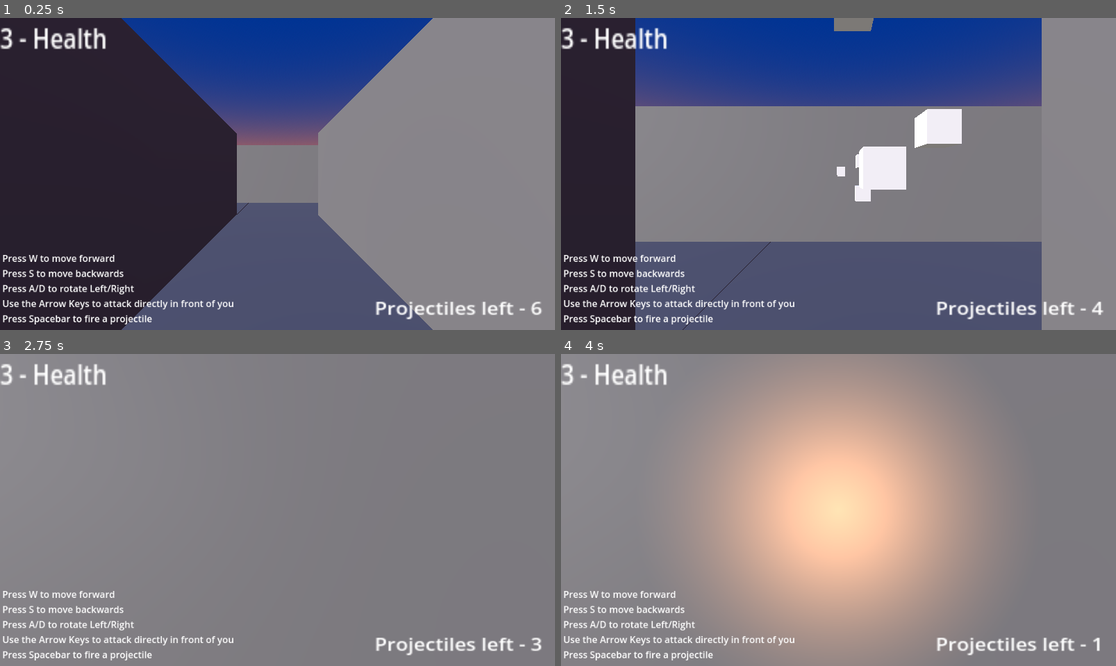
Above: before the commit, frames 1-4 (two rows, left to right).
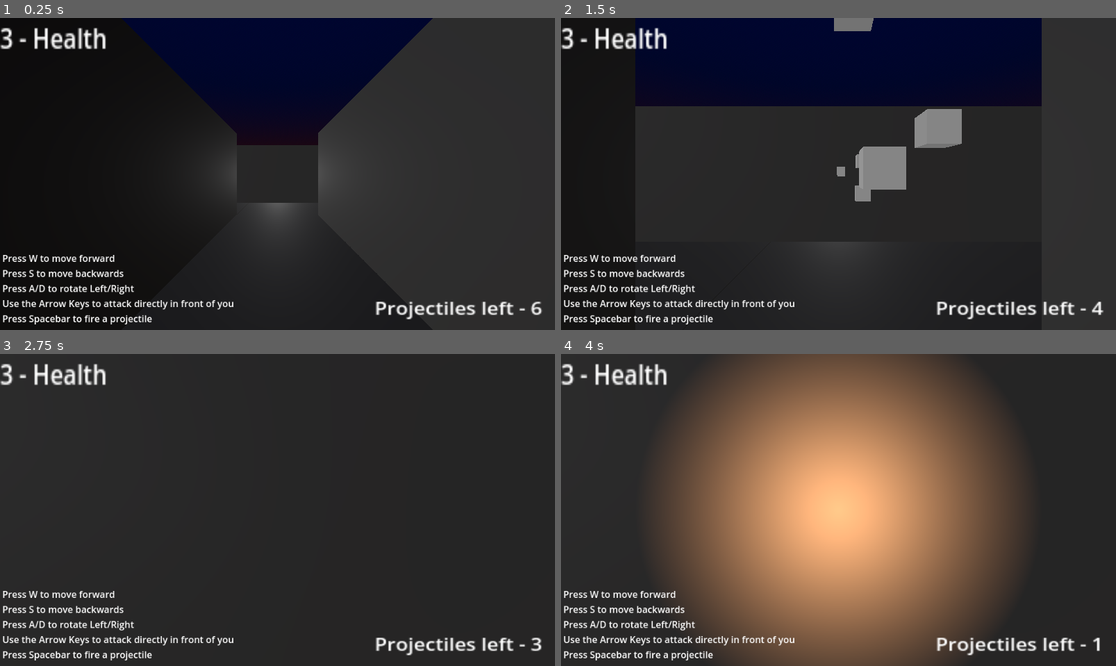
Above: after the commit, the same moments.

Repository: kyle-stevens/fp-dungeon-crawler
Game: Godot game, scene res://demo_map.tscn
Same seed, same stepped clock (60 frames per second), same inputs: the game is played once before the commit and once after it. The engine's default icon, where the game draws it, is replaced by a stand-in: a white triangle on a blue panel in a dark square.
Inputs:
- Up to frame 1 (0.25 s): no input
- Up to frame 2 (1.5 s): tap W (walk) at 0.5, 1.25 s; hold E (strafe_right, bound only after the commit) 0.53-1.28 s; tap Space (fire) at 0.6, 1.35 s; hold Down (attack_down) from 1.28 s (still down)
- Up to frame 3 (2.75 s): tap W (walk) at 2 s; release Down (attack_down) at 2.03 s; hold E (strafe_right, bound only after the commit) from 2.03 s (still down); tap Enter (interact) at 2.1 s; tap Space (fire) at 2.3 s
- Up to frame 4 (4 s): tap W (walk) at 2.75, 3.5, 3.6 s; release E (strafe_right, bound only after the commit) at 2.78 s; hold Up (attack_up) 2.78-3.53 s; tap F (toggle_light) at 2.85 s; tap Space (fire) at 3.05, 3.8 s; hold Q (strafe_left, bound only after the commit) from 3.53 s (still down)

The runs differ from the first frame. In frame 1, 92% of the frame differs, in the area x 0-100%, y 0-100%; in frame 2, 94%; in frame 3, 99%; in frame 4, 99%.

Commit message:
refining stuff

Diff:
--- a/demo_map.tscn
+++ b/demo_map.tscn
@@ -9,8 +9,8 @@
 [ext_resource type="PackedScene" uid="uid://vkaupjrn0pro" path="res://turretenemy.tscn" id="7_qrfnd"]
 
 [sub_resource type="ProceduralSkyMaterial" id="ProceduralSkyMaterial_a6dfc"]
-sky_top_color = Color(0, 0.196078, 0.584314, 1)
-sky_horizon_color = Color(1, 0.482353, 0.278431, 1)
+sky_top_color = Color(0, 0.0431373, 0.192157, 1)
+sky_horizon_color = Color(0.203922, 0.0509804, 0, 1)
 
 [sub_resource type="Sky" id="Sky_ja4ir"]
 sky_material = SubResource("ProceduralSkyMaterial_a6dfc")
@@ -18,6 +18,7 @@
 [sub_resource type="Environment" id="Environment_j15q4"]
 background_mode = 2
 sky = SubResource("Sky_ja4ir")
+ambient_light_sky_contribution = 0.0
 ambient_light_energy = 0.0
 
 [node name="DemoMap" type="Node3D"]
@@ -32,6 +33,24 @@
 
 [node name="Floor3" parent="." instance=ExtResource("2_52lt4")]
 transform = Transform3D(1, 0, 0, 0, 1, 0, 0, 0, 1, 0, 0, -2)
+
+[node name="Floor56" parent="." instance=ExtResource("2_52lt4")]
+transform = Transform3D(1, 0, 0, 0, 1, 0, 0, 0, 1, 1, 0, 0)
+
+[node name="Floor57" parent="." instance=ExtResource("2_52lt4")]
+transform = Transform3D(1, 0, 0, 0, 1, 0, 0, 0, 1, 1, 0, -1)
+
+[node name="Floor58" parent="." instance=ExtResource("2_52lt4")]
+transform = Transform3D(1, 0, 0, 0, 1, 0, 0, 0, 1, 1, 0, -2)
+
+[node name="Floor59" parent="." instance=ExtResource("2_52lt4")]
+transform = Transform3D(1, 0, 0, 0, 1, 0, 0, 0, 1, 2, 0, 0)
+
+[node name="Floor60" parent="." instance=ExtResource("2_52lt4")]
+transform = Transform3D(1, 0, 0, 0, 1, 0, 0, 0, 1, 2, 0, -1)
+
+[node name="Floor61" parent="." instance=ExtResource("2_52lt4")]
+transform = Transform3D(1, 0, 0, 0, 1, 0, 0, 0, 1, 2, 0, -2)
 
 [node name="Floor4" parent="." instance=ExtResource("2_52lt4")]
 transform = Transform3D(1, 0, 0, 0, 1, 0, 0, 0, 1, 0, 0, -3)
@@ -372,6 +391,7 @@
 
 [node name="DirectionalLight3D" type="DirectionalLight3D" parent="."]
 transform = Transform3D(0.638768, 0.175693, -0.749071, 0, 0.973579, 0.228351, 0.7694, -0.145863, 0.621891, 0, 0, 0)
+light_energy = 0.1
 light_angular_distance = 0.3
 
 [node name="TurretEnemy" parent="." node_paths=PackedStringArray("target_body") instance=ExtResource("7_qrfnd")]
--- a/explorer.gd
+++ b/explorer.gd
@@ -78,26 +78,26 @@
 		elif directions[direction_facing % 4] == "East":
 			self.position += Vector3(-1,0,0)
 
-#	if Input.is_action_just_pressed("strafe_left") and self.objs_left == self.null_node and not self.is_rotating:
-#		if directions[direction_facing % 4] == "North":
-#			self.position += Vector3(-1,0,0)
-#		elif directions[direction_facing % 4] == "West":
-#			self.position += Vector3(0,0,1)
-#		elif directions[direction_facing % 4] == "South":
-#			self.position += Vector3(1,0,0)
-#		elif directions[direction_facing % 4] == "East":
-#			self.position += Vector3(0,0,-1)
-
-#	if Input.is_action_just_pressed("strafe_right") and self.objs_right == self.null_node and not self.is_rotating:
-#		if directions[direction_facing % 4] == "North":
-#			self.position += Vector3(1,0,0)
-#			#self.position = lerp(self.position, self.position + Vector3(0,0,-1), delta * 3)
-#		elif directions[direction_facing % 4] == "West":
-#			self.position += Vector3(0,0,-1)
-#		elif directions[direction_facing % 4] == "South":
-#			self.position += Vector3(-1,0,0)
-#		elif directions[direction_facing % 4] == "East":
-#			self.position += Vector3(0,0,1)
+	if Input.is_action_just_pressed("strafe_left") and self.objs_left == self.null_node and not self.is_rotating:
+		if directions[direction_facing % 4] == "North":
+			self.position += Vector3(-1,0,0)
+		elif directions[direction_facing % 4] == "West":
+			self.position += Vector3(0,0,1)
+		elif directions[direction_facing % 4] == "South":
+			self.position += Vector3(1,0,0)
+		elif directions[direction_facing % 4] == "East":
+			self.position += Vector3(0,0,-1)
+
+	if Input.is_action_just_pressed("strafe_right") and self.objs_right == self.null_node and not self.is_rotating:
+		if directions[direction_facing % 4] == "North":
+			self.position += Vector3(1,0,0)
+			#self.position = lerp(self.position, self.position + Vector3(0,0,-1), delta * 3)
+		elif directions[direction_facing % 4] == "West":
+			self.position += Vector3(0,0,-1)
+		elif directions[direction_facing % 4] == "South":
+			self.position += Vector3(-1,0,0)
+		elif directions[direction_facing % 4] == "East":
+			self.position += Vector3(0,0,1)
 
 	self.rotation.y = lerp_angle(self.rotation.y, rotations[direction_facing % 4], delta * 10)
 	#-zero not equal to zero bug
--- a/project.godot
+++ b/project.godot
@@ -89,12 +89,12 @@
 }
 strafe_left={
 "deadzone": 0.5,
-"events": [Object(InputEventKey,"resource_local_to_scene":false,"resource_name":"","device":0,"window_id":0,"alt_pressed":false,"shift_pressed":false,"ctrl_pressed":false,"meta_pressed":false,"pressed":false,"keycode":0,"physical_keycode":65,"unicode":0,"echo":false,"script":null)
+"events": [Object(InputEventKey,"resource_local_to_scene":false,"resource_name":"","device":0,"window_id":0,"alt_pressed":false,"shift_pressed":false,"ctrl_pressed":false,"meta_pressed":false,"pressed":false,"keycode":0,"physical_keycode":81,"unicode":0,"echo":false,"script":null)
 ]
 }
 strafe_right={
 "deadzone": 0.5,
-"events": [Object(InputEventKey,"resource_local_to_scene":false,"resource_name":"","device":0,"window_id":0,"alt_pressed":false,"shift_pressed":false,"ctrl_pressed":false,"meta_pressed":false,"pressed":false,"keycode":0,"physical_keycode":68,"unicode":0,"echo":false,"script":null)
+"events": [Object(InputEventKey,"resource_local_to_scene":false,"resource_name":"","device":0,"window_id":0,"alt_pressed":false,"shift_pressed":false,"ctrl_pressed":false,"meta_pressed":false,"pressed":false,"keycode":0,"physical_keycode":69,"unicode":0,"echo":false,"script":null)
 ]
 }
 walk_back={
--- a/shot.gd
+++ b/shot.gd
@@ -30,7 +30,7 @@
 		queue_free()
 #		print(self.position)
 	if body.type == Globals.EntityType.PLAYER and body != self.shooter:
-		body.health -= 1
+		body.attacked("shot")
 		queue_free()
 
 #	if body is StaticBody3D:
--- a/turretenemy.gd
+++ b/turretenemy.gd
@@ -4,10 +4,11 @@
 
 @export var target_body : PhysicsBody3D
 @onready var sprite : Sprite3D = get_node("Sprite3D")
+@export var range : int = 3
 
 # Called when the node enters the scene tree for the first time.
 func _ready():
-	pass
+	$Sprite3D2.scale = Vector3(self.range, self.range, self.range) #will be a circular sprite
 
 
 # Called every frame. 'delta' is the elapsed time since the previous frame.
@@ -28,12 +29,13 @@
 
 func _on_timer_timeout():
 	#fire projectile
-	var shot = preload("res://shot.tscn").instantiate()
-	var spawnPoint : Node3D = get_node("EnemyTurret")
-	shot.position = spawnPoint.global_position
-	shot.speed_multiplier = 1
-	shot.shooter = self
-	#print(shot.position)
-	shot.rotation = self.rotation
-	get_tree().root.add_child(shot)
-	#This is not working properly, needs more work
+	if (self.target_body.position).distance_to(self.position) < self.range:
+		var shot = preload("res://shot.tscn").instantiate()
+		var spawnPoint : Node3D = get_node("EnemyTurret")
+		shot.position = spawnPoint.global_position
+		shot.speed_multiplier = 1
+		shot.shooter = self
+		#print(shot.position)
+		shot.rotation = self.rotation
+		get_tree().root.add_child(shot)
+		#This is not working properly, needs more work
--- a/turretenemy.tscn
+++ b/turretenemy.tscn
@@ -35,5 +35,12 @@
 transform = Transform3D(0.15, 0, 0, 0, 0.15, 0, 0, 0, 0.15, 0, 0, 0)
 texture = ExtResource("2_bq8kb")
 
+[node name="SpotLight3D" type="SpotLight3D" parent="."]
+spot_range = 20.0
+
+[node name="Sprite3D2" type="Sprite3D" parent="."]
+transform = Transform3D(1, 0, 0, 0, -4.37114e-08, -1, 0, 1, -4.37114e-08, 0, -0.48, 0)
+texture = ExtResource("2_bq8kb")
+
 [connection signal="body_entered" from="." to="." method="_on_body_entered"]
 [connection signal="timeout" from="Timer" to="." method="_on_timer_timeout"]
